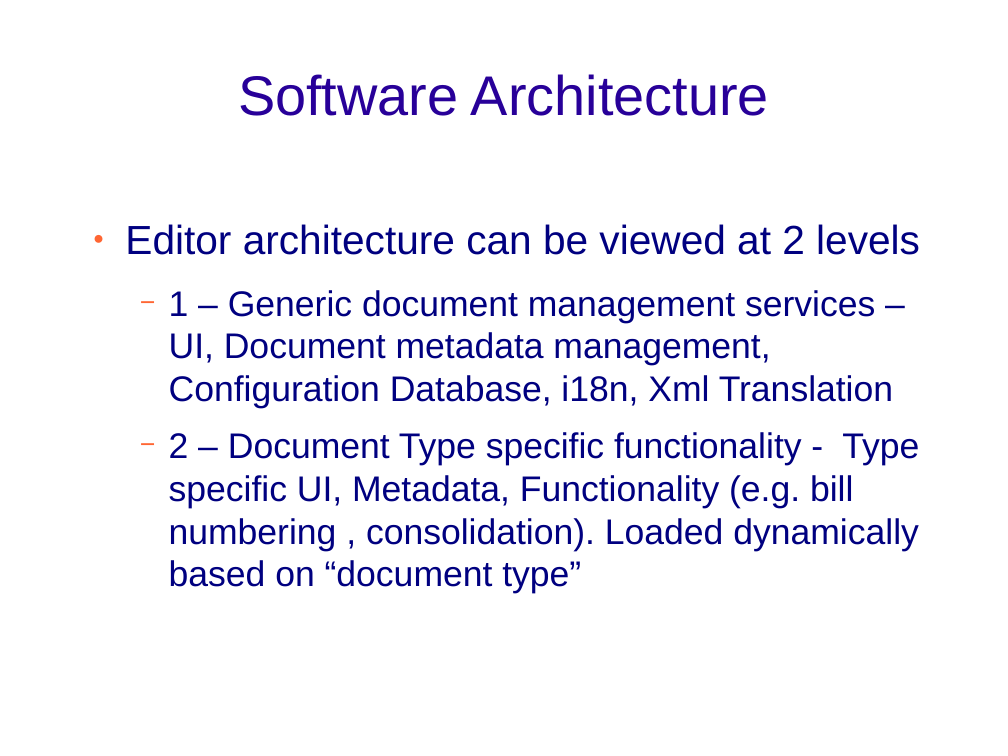
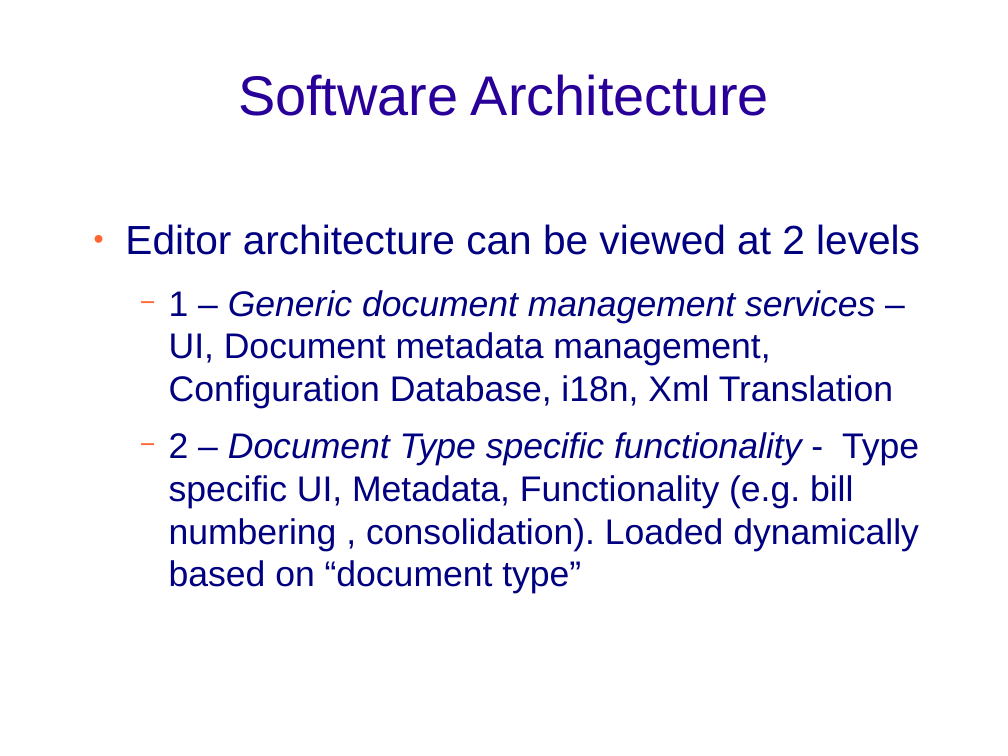
Before and after one commit to bungeni-org/bungeni-editor, a slide deck: slide 5 of documentation/presentations/technical_bungeni-editor.odp. Drawn at 1008x756 pixels with LibreOffice and Linux fonts; fonts in the diff are those of the drawing; background and template pictures are left out. Boxes give left, top, right and bottom in pixels: in the first picture for what was removed or moved away, otherwise in the second. Text is boxed around its words. In the diff, an @@ line names an element or a change of style, - is before the commit and + after.

```diff
--- a/documentation/presentations/technical_bungeni-editor.odp
+++ b/documentation/presentations/technical_bungeni-editor.odp
@@ text at [169, 290, 919, 594]: italic on in "Generic document management services", "Document Type specific functionality" @@
```
Also in this commit, not shown: 4 other slides changed, 6 slides added.
